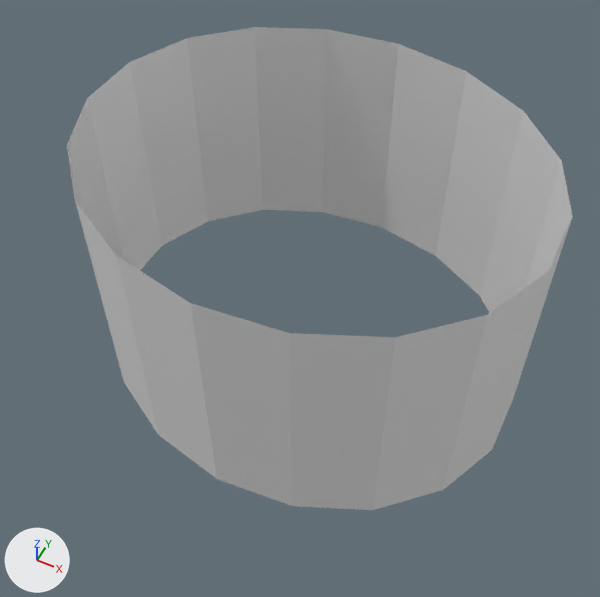
The FBX model 3D_Models/Cupula/Reactor/Arq_Pared_Reactor.FBX, before and after one commit.
One viewpoint serves both versions: a 50 mm lens placed at (0.98, -2.05, 2.83), pointed at (0.04, -0.17, 0.48). The lights are fixed; the arrows at lower left show +X, +Y and +Z. Both versions are drawn at frame 1 of the action 'Take 001'; the numbers are the values there.

Names of what the first picture shows: 'Pared'.
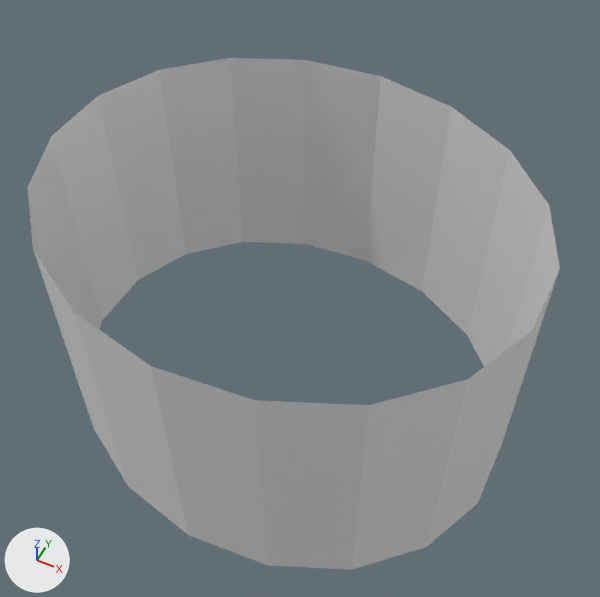
Pixel boxes (x1, y1, x2, y2) of what changed, in the pictures (600 x 597 px):
'Pared', moved: before (67, 27, 573, 510); after (28, 58, 560, 570)

The change in detail:
Object 'Pared' (ob_pared) moves from (0.0, 0.0, 0.532) to (0.023, -0.241, 0.532).
